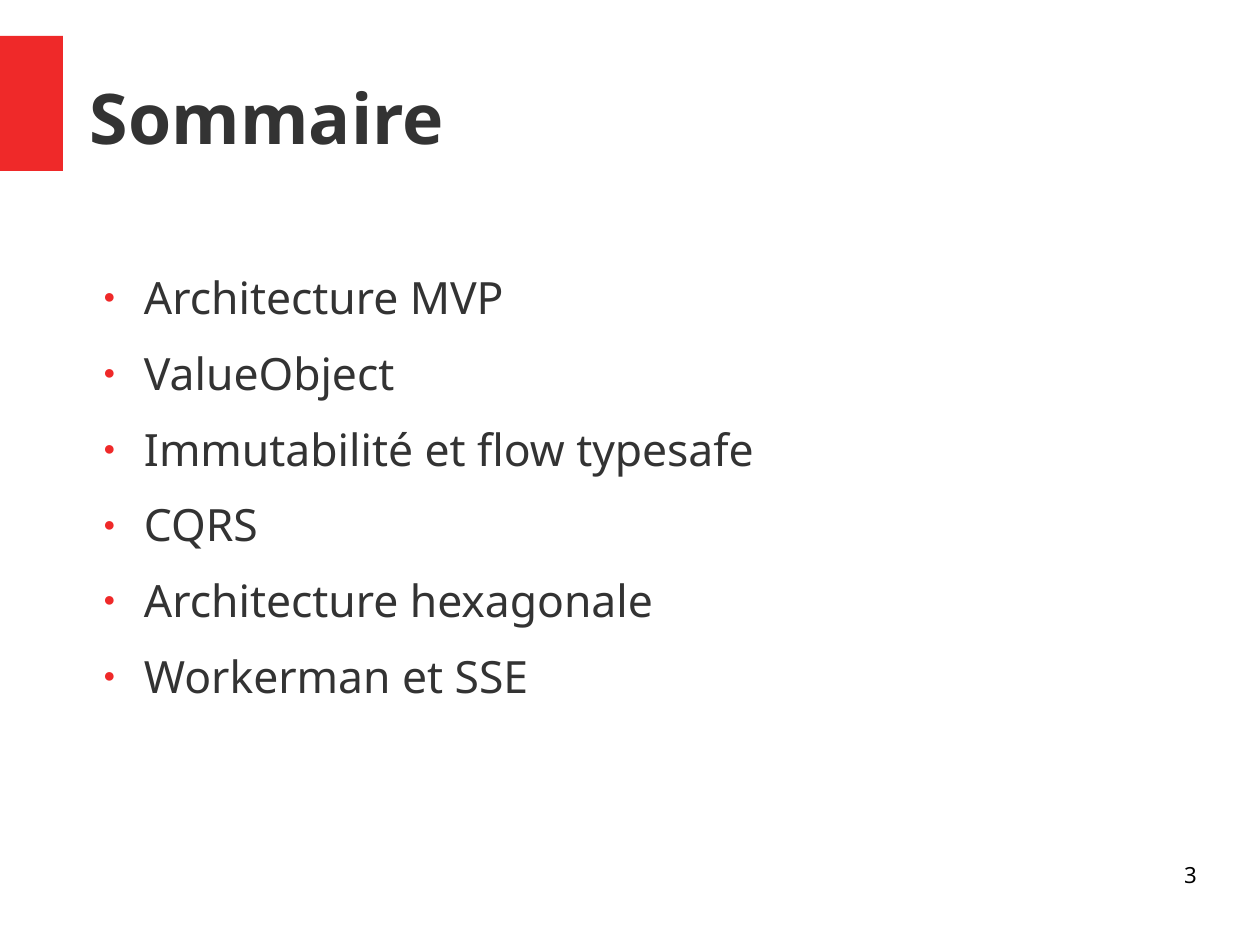
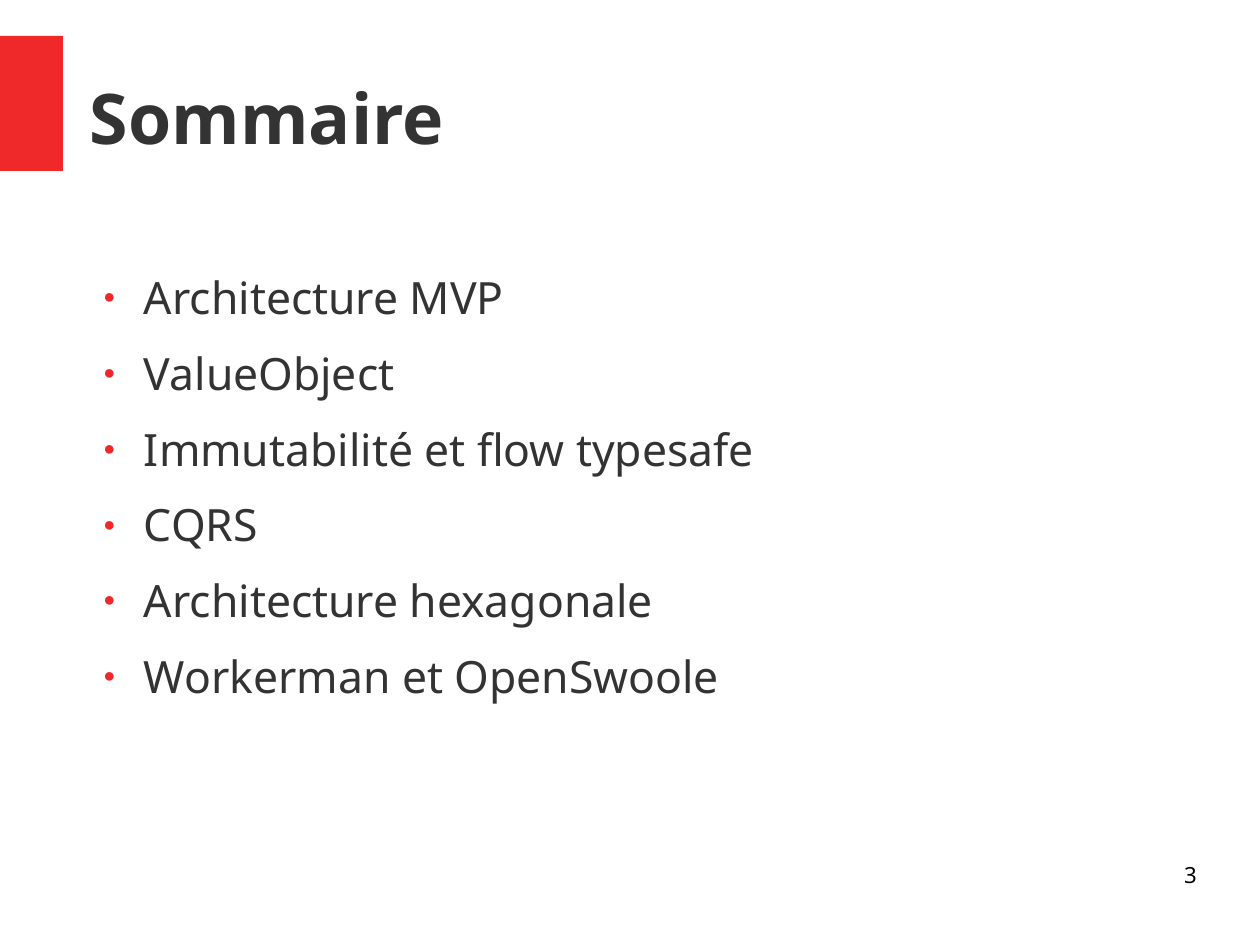
Before and after one commit to vincent4vx/mvp-poc, a slide deck: slide 3 of retrospective.odp. Drawn at 1260x945 pixels with LibreOffice and Linux fonts; fonts in the diff are those of the drawing. Boxes give left, top, right and bottom in pixels: in the first picture for what was removed or moved away, otherwise in the second. Text is boxed around its words. In the diff, an @@ line names an element or a change of style, - is before the commit and + after.

Commit message:
OpenSwoole + rétrospective

```diff
--- a/retrospective.odp
+++ b/retrospective.odp
@@ text at (x1=144, y1=659, x2=719, y2=704): text changed @@
-● Workerman et SSE
+● Workerman et OpenSwoole
```
Also in this commit, not shown: 8 slides added, 11 other files.
